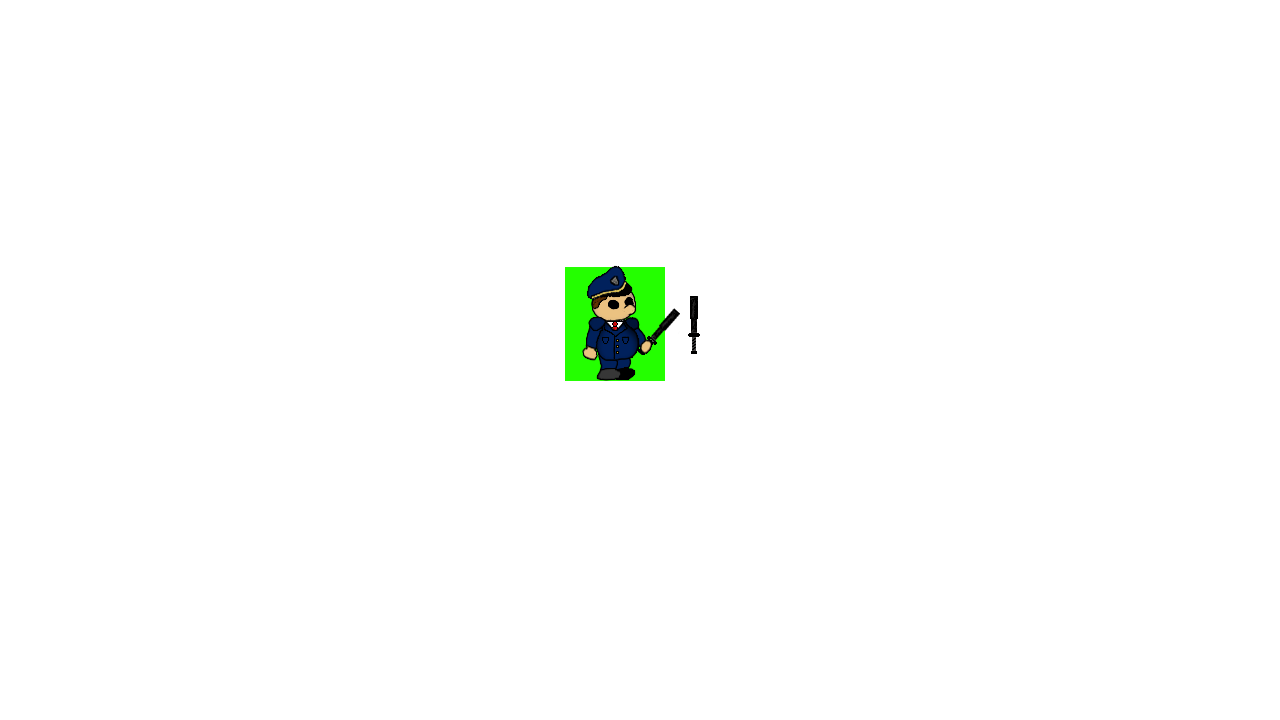
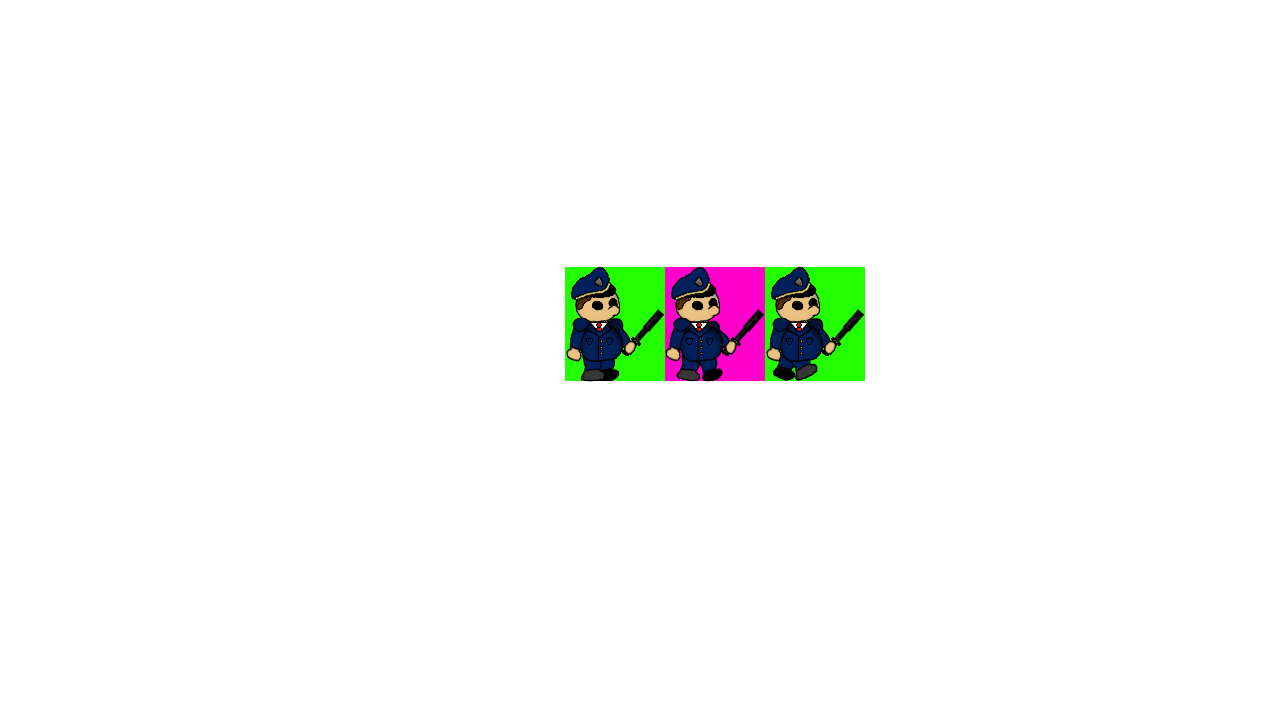
Layers edited between the first and the second 1280 x 720 image:
added group "Group 1" with 78 layers above "grön rosa" over bbox(666, 267, 865, 381)
added group "Object outlines copy" with 38 layers in group "Group 1" over bbox(666, 267, 784, 381)
added group "Head & limb" (2nd of 3, in "Group 1" › "Object outlines copy") with 13 layers in group "Object outlines copy" over bbox(666, 267, 720, 361)
added group "Nose" (3rd of 6, in "Group 1" › "Object outlines copy" › "Head & limb") with 6 layers in group "Head & limb" over bbox(666, 305, 720, 361)
added group "Limbs and torso" (2nd of 3, in "Group 1" › "Object outlines copy") with 13 layers in group "Object outlines copy" over bbox(677, 318, 736, 381)
added group "Weapon examples" (2nd of 3, in "Group 1" › "Object outlines copy") with 2 layers in group "Object outlines copy" over bbox(722, 297, 784, 357)
added group "Character template copy 2" with 38 layers in group "Group 1" over bbox(767, 267, 865, 381)
added group "Object outlines" (2nd of 2, in "Group 1" › "Character template copy 2") with 37 layers in group "Character template copy 2" over bbox(767, 267, 865, 381)
added group "Head & limb" (3rd of 3, in "Group 1" › "Character template copy 2" › "Object outlines") with 13 layers in group "Object outlines" over bbox(767, 267, 820, 361)
added group "Limbs and torso" (3rd of 3, in "Group 1" › "Character template copy 2" › "Object outlines") with 13 layers in group "Object outlines" over bbox(773, 318, 836, 381)
added group "grön rosa" with 3 layers over bbox(566, 267, 865, 381)
added layer "Character background (100 x 105) copy" in group "grön rosa" over bbox(665, 267, 765, 381)
added layer "Character background (100 x 105) copy 2" in group "grön rosa" over bbox(765, 267, 865, 381)
moved "Character background (100 x 105)" into group "grön rosa" over bbox(566, 267, 665, 381)
removed layer "Layer 0" over bbox(566, 265, 865, 382)
…and 78 more changes (58 added, 20 moved_by, 1 visibility)
